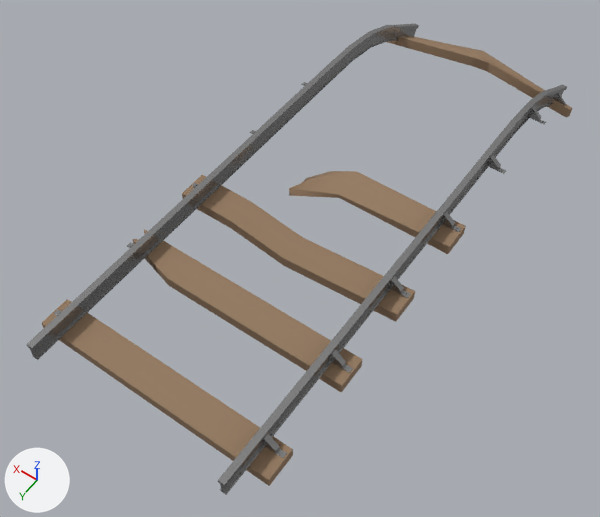
What one commit did to the FBX model Assets/Props/Trilho reto quebrado.fbx.
Before and after are seen from a 50 mm lens placed at (-2.71, 4.92, 5.76), pointed at (0.13, 0.94, -0.49). Arrows for +X, +Y and +Z are at lower left; the lights stay in place.
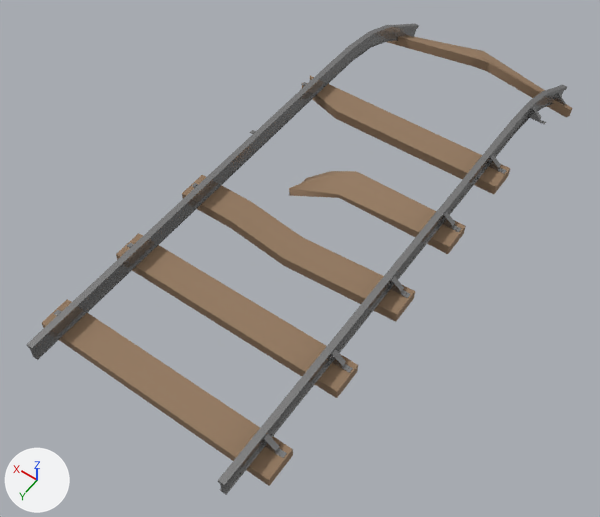
Edits to the bpy script that builds the scene:
```text
Change me_cube_019:
    where me_cube_019.from_pydata(...)  # 725 vertices, 525 faces; spans x -1.11..1.21, y -2.68..3.34, z -0.52..0.24
    used by ob_cube_010; location = (0.0, 0.0, 0.0)
    me_cube_019 part 1: the loose piece of 8 vertices spanning x -1.11..1.21, y 2.78..3.07, z -0.04..0.07 is copied, and the copy is moved by (0.0, -0.88, 0.0); it spans x -1.11..1.21, y 1.9..2.2, z -0.04..0.07
    me_cube_019 part 2: the loose piece of 16 vertices spanning x -1.11..1.21, y 1.84..2.13, z -0.04..0.07 is moved by (0.0, -2.58, 0.0)
```

Pixel boxes (x1, y1, x2, y2) of what changed, in the pictures (600 x 517 px; the box of a moved part takes in the faces that stretch with it):
part 1 of me_cube_019, added (brown)
    after: (116, 233, 358, 398)
part 2 of me_cube_019, moved or reshaped
    before: (132, 229, 362, 392)
    after: (302, 76, 510, 194)
